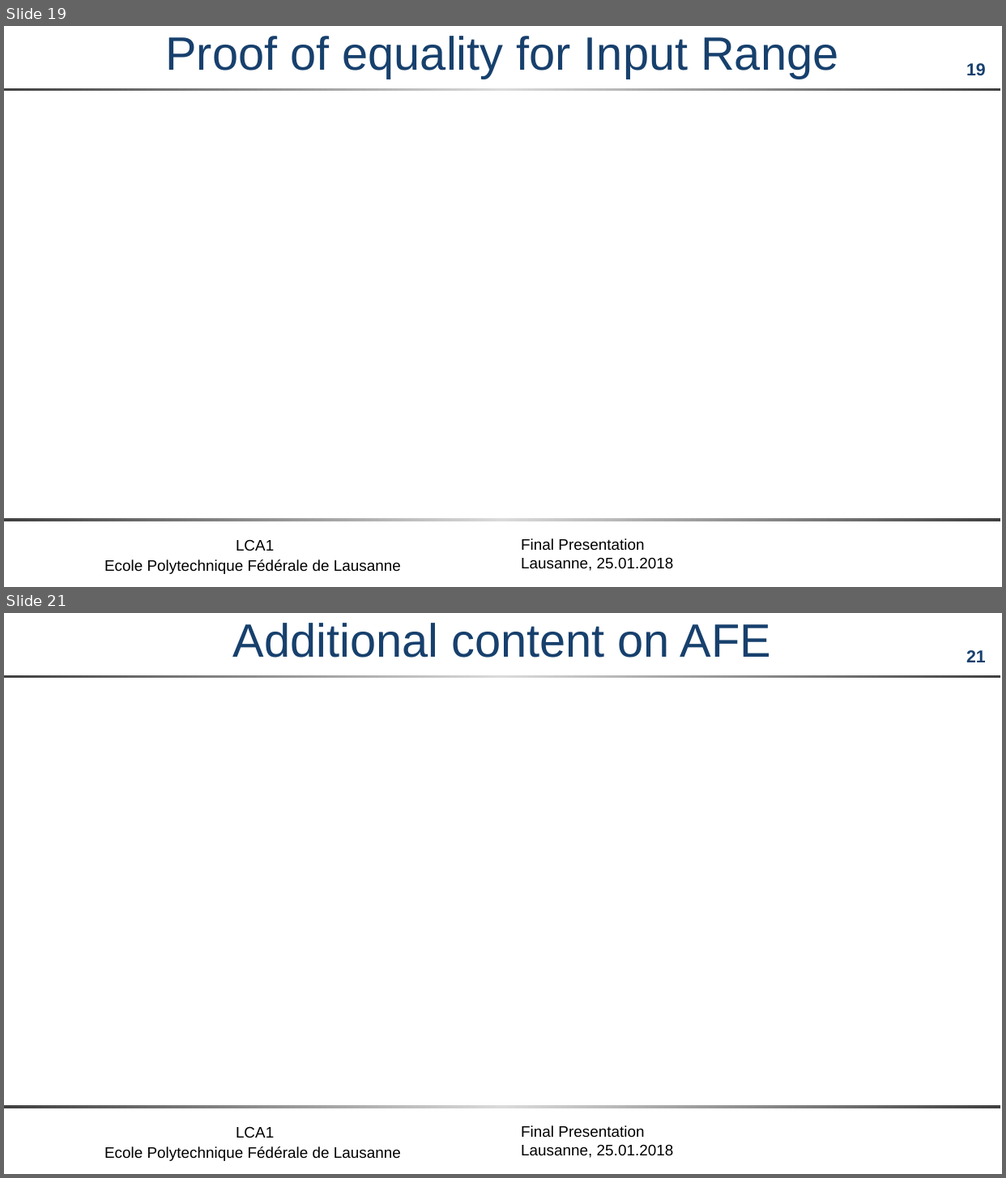
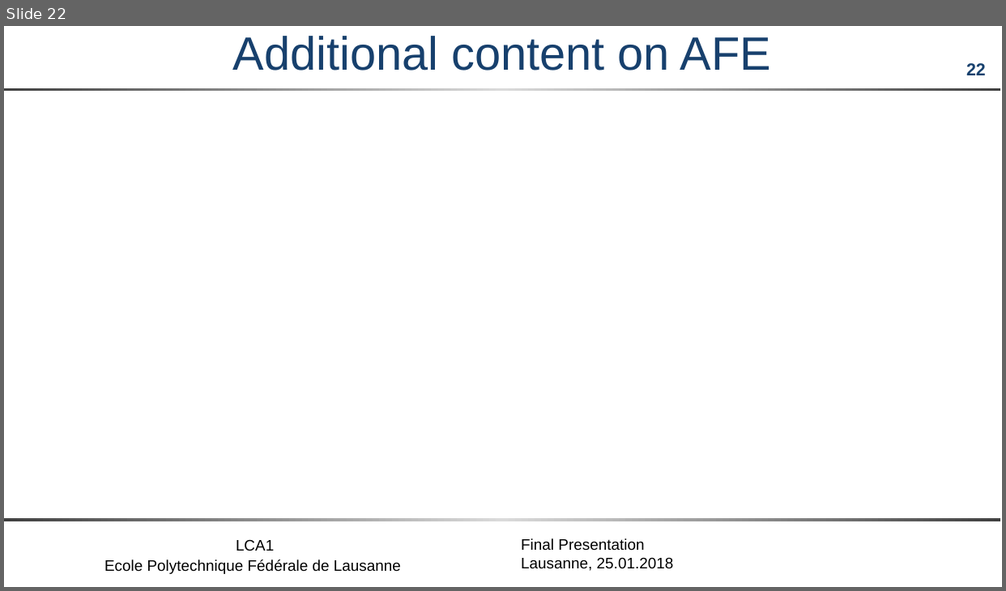
Before and after one commit to maxpr/MasterProjectDocuments, a slide deck: doc/FinalPresentation.pptx. Shown one above the other, each under a label of ours: slides 19 and 21 before the commit, slide 22 after it; the slides between them are not shown. The pictures are 1006x1178 and 1006x591 pixels, drawn with LibreOffice and Linux fonts; fonts in the diff are those of the drawing; grey boxes stand for pictures; background and template pictures are left out. Boxes give left, top, right and bottom in pixels: in the first picture for what was removed or moved away, otherwise in the second. Text is boxed around its words. In the diff, an @@ line names an element or a change of style, - is before the commit and + after.

```diff
--- a/doc/FinalPresentation.pptx
+++ b/doc/FinalPresentation.pptx
@@ slide 19 removed at box(4, 26, 1002, 587), background #FFFFFF; not listed: 5 template elements that a slide beside it also shows @@
@@ title removed at box(165, 36, 838, 78) @@
-Proof of equality for Input Range
@@ what was slide 21 is now slide 22 @@
@@ page number at box(966, 63, 986, 75): text changed @@
-21
+22
```
Also in this commit, not shown: 14 slides changed, 4 slides added, 2 other slides removed, 10 other files.
